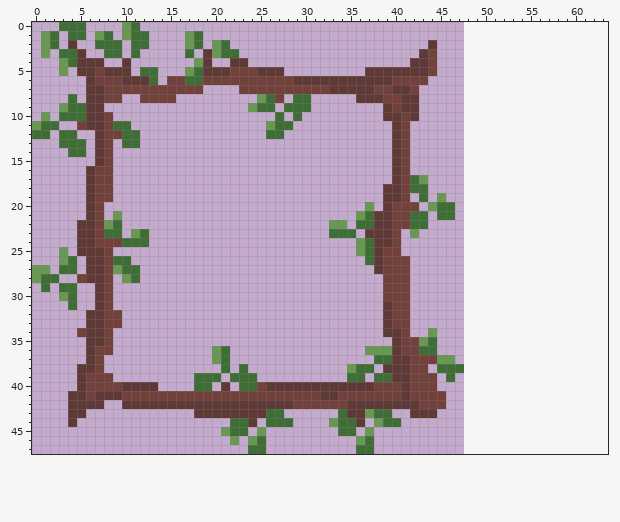
A pixel-art sprite gets an edit: images/border.png. The picture above was drawn from the file before the commit.
The file is 480x480 pixels, drawn in blocks of 10x10; one block is one cell here. The old version is drawn lined up with the new one, on the new canvas.
Once edited:
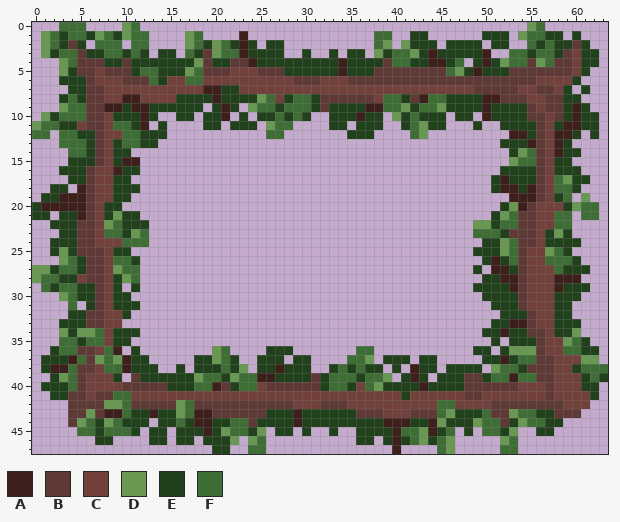
Palette (. is transparent): A #3d1f1c  B #5f3935  C #72413c  D #699852  E #21411c  F #3e6e36
Commit message: finished header border and started responsive design work
The edit:
canvas 48x48 -> 64x48
y 0: x 55..56 .. -> DF
y 1: x 3 . -> E; x 6 . -> E; x 9 . -> E; x 23 . -> A; x 38..39 .. -> FF; x 42..43 .. -> EE; x 50..52 ... -> EEE; x 54..58 ..... -> DFFEE; x 60 . -> E
y 2: x 3 . -> E; x 5 . -> E; x 19 . -> E; x 22..24 ... -> EAE; x 26..27 .. -> EE; x 38..39 .. -> FD; x 41..44 ...B -> DEEE; x 46..49 .... -> EEEE; x 51..52 .. -> EE; x 55..61 ....... -> FEFEEBE
y 3: x 2 . -> E; x 6..7 .. -> EE; x 10 . -> E; x 12 . -> E; x 14..15 .. -> EE; x 18 . -> E; x 23..27 ..... -> AEEEE; x 30 . -> E; x 33 . -> E; x 35..36 .. -> EE; x 38..50 .....BC...... -> DEFFDEAEEEEEA; x 53..62 .......... -> FFEFFEBCEE
y 4: x 8..9 .. -> EE; x 11..17 ....... -> EEEEEEE; x 20..21 .. -> EE; x 24..47 ..................BBC... -> AEEEEEEEEEAEEEEBFFEEAAEF; x 49..62 .............. -> EAEDFFBDFBBCEE
y 5: x 4 . -> E; x 11 . -> E; x 14..16 ... -> EEE; x 28..37 .........B -> EEEEEEAEEE; x 44..61 C................. -> BBFDEAEEEBBBBBBBCE
y 6: x 3..5 ... -> EEE; x 14 . -> E; x 32..34 BBB -> CCC; x 40..60 CCCC................. -> BBBBBBBBBBBBBBBBCCCCE
y 7: x 4..5 .. -> EE; x 19..22 .... -> AAEE; x 33..37 BBBBB -> CCCCC; x 40..41 BB -> CC; x 43..59 ................. -> CCCCCCBBBBBCCBBCE; x 61 . -> E
y 8: x 3 . -> E; x 5 . -> E; x 10..11 .. -> AA; x 16..24 ......... -> EEEEAEEEE; x 28 . -> E; x 31..35 ..... -> EBBBB; x 38..41 BCCB -> CFFE; x 43..60 .................. -> AFFEEEEAABBBCCBBEE
y 9: x 8..18 ........... -> AAEAAEEEEEE; x 20..22 ... -> EAE; x 27 . -> E; x 31..61 ........BCBB................... -> EBEEEEAAFFDEFFDEEEEAEEEEBCBBEAE
y 10: x 2 . -> E; x 9..13 ..... -> EEEAE; x 16..17 .. -> EE; x 19..21 ... -> EEA; x 23 . -> E; x 25..26 .. -> EE; x 28 . -> E; x 30 . -> E; x 33..45 ......BBCB... -> EEEAEE.DEFEEE; x 47..48 .. -> EE; x 50..62 ............. -> AEEEEBBCBEAEE
y 11: x 3..4 .. -> EE; x 11..12 .. -> EA; x 14 . -> E; x 19..20 .. -> EE; x 22..24 ... -> EEE; x 33..34 .. -> EE; x 36..38 ... -> EEE; x 40..45 BC.... -> .EFDEE; x 49 . -> E; x 52..62 ........... -> EEEEBCEAAEE
y 12: x 5..6 .. -> EE; x 12..14 ... -> EEE; x 35..37 ... -> EEE; x 40..43 BC.. -> ..FD; x 53..60 ........ -> AAEBCAAE; x 62 . -> E
y 13: x 6 . -> E; x 9 . -> E; x 12..13 .. -> EE; x 40..41 BC -> ..; x 52..59 ........ -> EEEABCAE
y 14: x 6 . -> E; x 9..10 .. -> EE; x 40..41 BC -> ..; x 53..60 ........ -> EDFBCAEE
y 15: x 4..6 ... -> EEE; x 9..11 ... -> EAA; x 40..41 BC -> ..; x 53..59 ....... -> DFFBCEE
y 16: x 3..5 ... -> EEE; x 9..11 ... -> AEE; x 40..41 BC -> ..; x 52..60 ......... -> EEEEBCEEE
y 17: x 4..5 .. -> EE; x 9..10 .. -> EE; x 40..43 BCFD -> ....; x 51..61 ........... -> EAEEEBCFDEE
y 18: x 2..3 .. -> EE; x 5 . -> A; x 9..11 ... -> EEE; x 39..43 BBCFF -> .....; x 51..60 .......... -> EAAEABCFFE
y 19: x 1..5 ..... -> EEAAA; x 9..10 .. -> EE; x 39..41 BBC -> ...; x 43 F -> .; x 45 D -> .; x 53..59 ....... -> AAABCEF; x 61 . -> D
y 20: x 0..5 ...... -> EAAAAA; x 8..9 .. -> EE; x 37 D -> .; x 39..42 BCCC -> ....; x 44..46 DFF -> ...; x 52..62 ........... -> EDABCCCEDFF
y 21: x 0..1 .. -> EE; x 3..5 ... -> EEA; x 8 . -> E; x 10..11 .. -> EE; x 36..43 DFBBCCFF -> ........; x 45..46 FF -> ..; x 51..59 ......... -> EDFBBCCFF; x 61..62 .. -> FF
y 22: x 2..4 ... -> EEE; x 10..12 ... -> EEE; x 33..34 DD -> ..; x 36..43 FFBBCCFF -> ........; x 49..59 ........... -> DDEFFBBCCFF
y 23: x 3..4 .. -> EE; x 10 . -> E; x 33..35 FFF -> ...; x 37..40 BBBC -> ....; x 42 D -> .; x 49..59 ........... -> FFFEBBBCEDE
y 24: x 2..4 ... -> EEE; x 36..40 DFBBC -> .....; x 50..60 ........... -> EEDFBBCEEEE
y 25: x 2 . -> E; x 4 . -> E; x 9..10 .. -> EE; x 36..40 DFBCC -> .....; x 49..59 ........... -> EEEDFBCCDFE
y 26: x 5 . -> E; x 11 . -> E; x 37..41 FBCCC -> .....; x 50..60 ........... -> EAEFBCCFFFE
y 27: x 2 . -> E; x 5 . -> E; x 38..41 BCCC -> ....; x 49 . -> E; x 51..61 ........... -> AAEBCCCFEEE
y 28: x 3..4 .. -> EE; x 9 . -> E; x 39..41 CCC -> ...; x 50..60 ........... -> EEAABCCCAAA
y 29: x 2 . -> E; x 5..6 .. -> EE; x 9 . -> E; x 11 . -> E; x 39..41 CCC -> ...; x 49..61 ............. -> EEEEABCCCAEEE
y 30: x 5..6 .. -> EE; x 9..10 .. -> EE; x 39..41 CCC -> ...; x 50..60 ........... -> EEEEBCCCEEE
y 31: x 6 . -> E; x 9..11 ... -> EEE; x 39..41 BCC -> ...; x 51..59 ......... -> EEEBCCCEE
y 32: x 4..5 .. -> EE; x 10 . -> E; x 39..41 BCC -> ...; x 52..59 ........ -> EEEBCCEE
y 33: x 3..5 ... -> EEE; x 39..41 BCC -> ...; x 51..60 .......... -> EEAABCCEEE
y 34: x 3..7 ..CBB -> DEDDF; x 9..11 ... -> EEE; x 39..41 BBC -> ...; x 44 D -> .; x 50..60 ........... -> EEAEEBBCEED
y 35: x 3..7 ...BB -> FFEFF; x 9..10 .. -> EE; x 40..44 BCCDF -> .....; x 51 . -> E; x 53..61 ......... -> EEEBCCDFE
y 36: x 2..5 .... -> EFFB; x 8..9 C. -> FA; x 11 . -> E; x 26..28 ... -> EEE; x 36..44 .DDDBCCFF -> FF.......; x 49..50 .. -> EE; x 52..62 ........... -> EDDDBCCFFEE
y 37: x 1..5 ..... -> EEEAF; x 7..12 C..... -> DFDAEE; x 18..19 .. -> EE; x 22 . -> E; x 25..27 ... -> EEE; x 29..30 .. -> EE; x 35..46 ...FFBBCCCDD -> FFD.EEE.EE..; x 50..62 ............. -> EEAEFFBBCCCDD
y 38: x 1..4 .... -> EAAF; x 8..13 ...... -> FFAEEE; x 16 . -> E; x 18..20 ... -> EEE; x 22..23 .F -> ED; x 25..30 ...... -> EEAEEE; x 33..35 ..D -> EFE; x 37..49 F.BBBCC.FFF.. -> EE.E.AEE.EEEE; x 51..63 ............. -> DFFEBBBCCEFFF
y 39: x 2..4 ... -> EDF; x 9 . -> E; x 11..18 .......F -> BEEEEEED; x 21..22 .F -> ED; x 25..34 .......... -> AAEEEEBEFF; x 36..37 F. -> EF; x 39..63 FBBCCC.F................. -> D.EAE.EEEBBEFFAFFBBCCCEFE
y 40: x 1..4 .... -> EEEF; x 14..17 .... -> BEEE; x 20 . -> A; x 22 . -> E; x 32..62 BBBBBBCCCBCCC.................. -> EFFECFDEEEEAEEEEBBBBBBCCCBCCCEE
y 41: x 2..3 .. -> EE; x 9..10 BC -> FF; x 32..33 BB -> CC; x 41 B -> E; x 46..62 ................. -> CCBBCCCCCCCBCCCCE
y 42: x 8..10 ..B -> DDF; x 16..17 BB -> DF; x 32..42 CCCBBBBBBBB -> BBBCCCCCCCC; x 45..61 C................ -> FFCCCCBBBBBBBBCCC
y 43: x 6..19 ............BB -> DBAAFEEAEEDFAA; x 26..35 FF......FB -> EEEAEEEEEE; x 37..41 DFF.. -> BBCCC; x 45..60 ................ -> FDEEEFBBDFFEEBBB
y 44: x 5..12 ........ -> DFEDFEEE; x 14..21 ........ -> EEFEAAEE; x 25..58 .FFF....DFFB.DFF.................. -> EEEEAEEEEEEEEEAAAEEADEEEDFFBEDFFEE
y 45: x 5..11 ....... -> FFEFFFE; x 13..14 .. -> EE; x 16..20 ..... -> EEEAE; x 24 . -> E; x 27..28 .. -> EE; x 30 . -> E; x 33..46 .FF.D......... -> E..EEEEAFFDAEF; x 48 . -> E; x 50..53 .... -> FFED; x 56..57 .. -> EE
y 46: x 7..8 .. -> EE; x 13..14 .. -> EE; x 16..17 .. -> EE; x 19..21 ... -> EEE; x 36..37 DF -> EE; x 39..46 ........ -> EAEFDEFD; x 52..53 .. -> DF
y 47: x 20..21 .. -> EE; x 36..37 FF -> ..; x 40 . -> A; x 45..46 .. -> FD; x 52..53 .. -> FF
